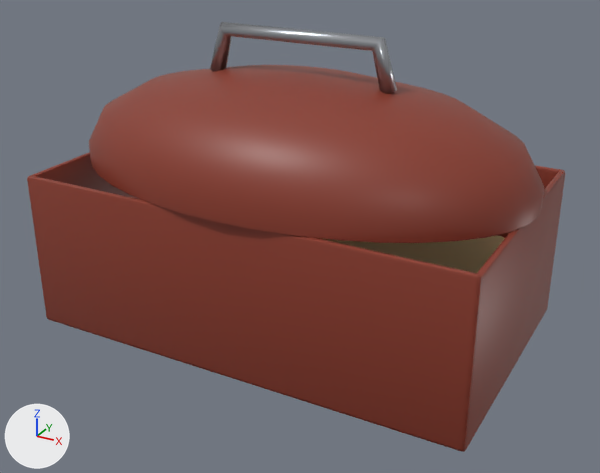
The FBX model Assets/Game/Resources/Models/Objects/lunch_tin.fbx as it was, and as the next commit left it.
Rendered twice from a 50 mm lens placed at (0.164, -0.297, 0.189), pointed at (0.005, -0.008, 0.044). Arrows for +X, +Y and +Z are at lower left; the lights stay in place. The first picture is the older version. Where no turn or scale is listed for an object, it has been applied to the vertices. Vertices at exactly the same position are counted once.

Objects in the first picture: 'Lid', 'lunch_tin'.
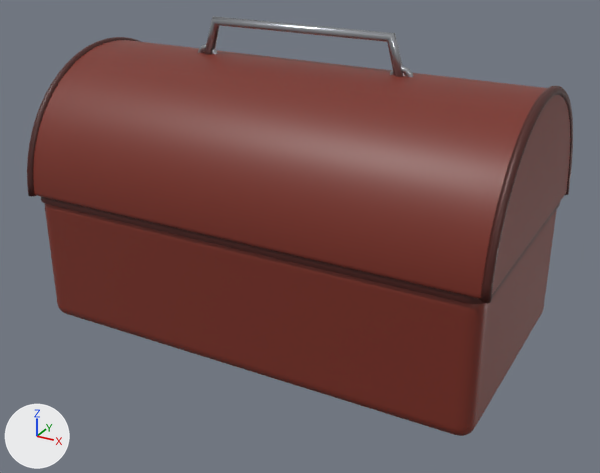
The change, as a list of edits to the scene's bpy script:
```text
Change me_lid:
    remove me_lid.from_pydata(...)  # 284 vertices, 235 faces; spans x -0.103..0.103, y -0.003..0.123, z 0.0..0.061
    remove me_lid.materials.append(mat_paint_8a3a2a)  # red #8a3a2a
    add me_lid.from_pydata(...)  # 5126 vertices, 9093 faces; spans x -0.103..0.103, y -0.003..0.113, z 0.0..0.073
    me_lid part 6: a new loose piece, a torus around y (ring radius 0.004, tube radius 0.0012) spanning x 0.0398..0.0502, y 0.0538..0.0562, z 0.0503..0.0607, in mat_steel_b0b3b8 (grey #b0b3b8)
    me_lid part 7: a new loose piece, a torus around y (ring radius 0.004, tube radius 0.0012) spanning x -0.0502..-0.0398, y 0.0538..0.0562, z 0.0503..0.0607, in mat_steel_b0b3b8 (grey #b0b3b8)
    me_lid part 8: the loose piece of 240 vertices spanning x -0.103..0.103, y -0.003..0.123, z 0.0..0.043 is rebuilt with 4002 vertices and now spans x -0.102..0.102, y -0.002..0.112, z 0.0..0.057, in mat_paint_7a2e22 (dark red #7a2e22)
    me_lid part 9: a new loose piece of 396 vertices spanning x 0.099..0.103, y -0.003..0.113, z 0.0..0.058, in mat_paint_4a1a14 (dark red #4a1a14)
    me_lid part 10: a new loose piece of 396 vertices spanning x -0.103..-0.099, y -0.003..0.113, z 0.0..0.058, in mat_paint_4a1a14 (dark red #4a1a14)
    me_lid part 11: a new loose piece of 32 vertices spanning x -0.047..0.047, y 0.053..0.057, z 0.053..0.073, in mat_steel_b0b3b8 (grey #b0b3b8)
    me_lid part 12: 32 vertices removed from x -0.043..0.043, y 0.057..0.064, z 0.039..0.061
    other edits to the shape of me_lid do not show in these pictures
    add me_lid.materials.append(mat_paint_7a2e22)  # dark red #7a2e22
    add me_lid.materials.append(mat_paint_4a1a14)  # dark red #4a1a14
Change me_lunch_tin:
    used by ob_lunch_tin; location = (0.0, 0.0, 0.0); rotation_euler = (1.571, 0.0, 0.0), in degrees (90, 0, 0)
    remove me_lunch_tin.from_pydata(...)  # 408 vertices, 391 faces; spans x -0.1..0.1, y 0.0..0.07, z -0.06..0.06
    remove me_lunch_tin.materials.append(mat_paint_8a3a2a)  # red #8a3a2a
    add me_lunch_tin.from_pydata(...)  # 4358 vertices, 8367 faces; spans x -0.101..0.101, y 0.0..0.06, z -0.058..0.056
    me_lunch_tin part 1: the loose piece of 56 vertices spanning x -0.025..0.085, y 0.024..0.042, z -0.045..0.045 is scaled about its middle by (1, 1, 0.94)
    me_lunch_tin part 2: the loose piece of 164 vertices spanning x -0.1..0.1, y 0.0..0.07, z -0.06..0.06 is rebuilt with 4002 vertices and now spans x -0.1..0.1, y 0.0..0.059, z -0.055..0.055, in mat_paint_7a2e22 (dark red #7a2e22)
    me_lunch_tin part 3: a new loose piece of 168 vertices spanning x -0.101..0.101, y 0.057..0.06, z -0.056..0.056, in mat_paint_4a1a14 (dark red #4a1a14)
    me_lunch_tin part 4: 56 vertices removed from x 0.097..0.1, y 0.0..0.07, z -0.06..0.06
    me_lunch_tin part 5: 56 vertices removed from x -0.1..-0.097, y 0.0..0.07, z -0.06..0.06
    other edits to the shape of me_lunch_tin do not show in these pictures
    add me_lunch_tin.materials.append(mat_paint_7a2e22)  # dark red #7a2e22
    add me_lunch_tin.materials.append(mat_paint_4a1a14)  # dark red #4a1a14
    add me_lunch_tin.materials.append(mat_steel_b0b3b8)  # grey #b0b3b8
Change ob_lid:
    ob_lid.location: (0.0, -0.06, 0.07) -> (0.0, -0.055, 0.06)
```

Where the change shows, as pixel boxes (x1, y1, x2, y2) in the pictures (600 x 473 px; the box of a moved part takes in the faces that stretch with it):
'Lid', reshaped, moved (20% wider, 30% taller)
    before: (89, 22, 544, 243)
    after: (27, 16, 573, 303)
'lunch_tin', reshaped
    before: (27, 152, 565, 452)
    after: (41, 197, 560, 436)
part 1 of me_lunch_tin, moved or reshaped (not visible afterwards)
    before: (318, 235, 505, 273)
part 2 of me_lunch_tin, rebuilt
    before: (27, 166, 563, 452)
    after: (45, 203, 556, 436)
part 3 of me_lunch_tin, added
    after: (41, 197, 560, 304)
part 4 of me_lunch_tin, deleted (red)
    before: (461, 170, 565, 452)
part 5 of me_lunch_tin, deleted
    before: (28, 152, 142, 314)
part 6 of me_lid, added
    after: (390, 66, 413, 77)
part 7 of me_lid, added
    after: (198, 45, 217, 54)
part 8 of me_lid, rebuilt (18% wider, 45% taller)
    before: (89, 65, 544, 243)
    after: (33, 40, 570, 299)
part 9 of me_lid, added
    after: (480, 86, 573, 303)
part 10 of me_lid, added
    after: (27, 37, 141, 197)
part 11 of me_lid, added
    after: (204, 16, 405, 77)
part 12 of me_lid, deleted
    before: (210, 22, 397, 94)
